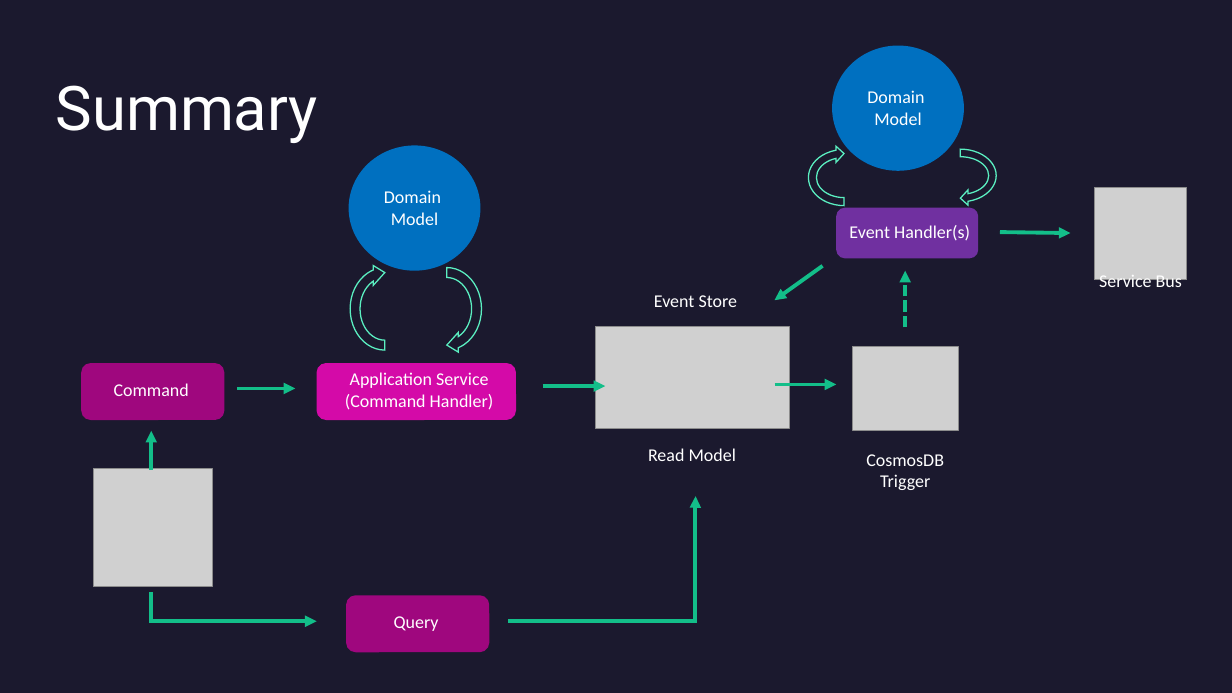
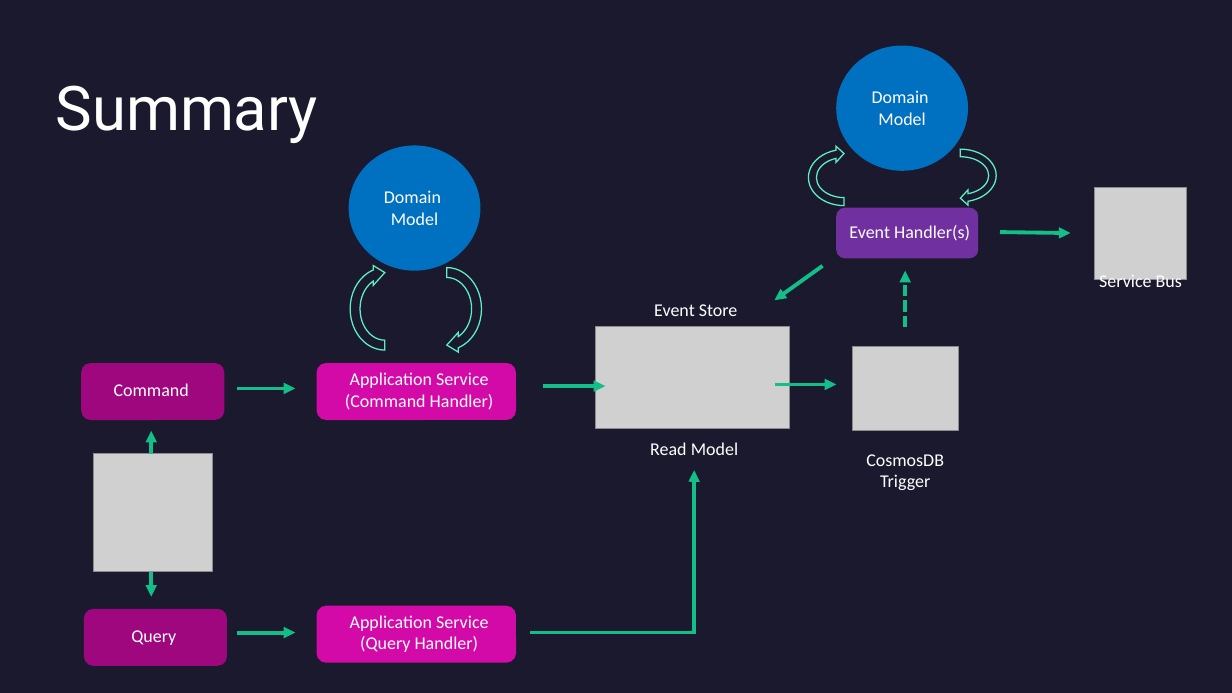
Before and after one commit to reyno120/event-sourcing-in-azure, a slide deck: slide 18 of DDD & Event Sourcing.pptx (slide 17 before the commit). Drawn at 1232x693 pixels with LibreOffice and Linux fonts; fonts in the diff are those of the drawing; grey boxes stand for pictures. Boxes give left, top, right and bottom in pixels: in the first picture for what was removed or moved away, otherwise in the second. Text is boxed around its words. In the diff, an @@ line names an element or a change of style, - is before the commit and + after.

```diff
--- a/DDD & Event Sourcing.pptx
+++ b/DDD & Event Sourcing.pptx
@@ ellipse: place and size @@
-ellipse at <box>833,45,965,171</box>
+ellipse at <box>836,45,969,171</box>
@@ text "Domain": place and size @@
-text "Domain" at <box>867,90,924,125</box>
+text "Domain" at <box>872,90,929,125</box>
@@ text "Event Store": place and size @@
-text "Event Store" at <box>654,295,738,307</box>
+text "Event Store" at <box>654,304,738,316</box>
@@ arrow moved from (152, 470) - (152, 431) to (152, 455) - (152, 431) @@
@@ text "Read Model": place and size @@
-text "Read Model" at <box>648,448,736,461</box>
+text "Read Model" at <box>650,442,738,455</box>
@@ picture: place and size @@
-picture at <box>93,469,212,587</box>
+picture at <box>93,454,212,572</box>
@@ elbow arrow moved from (508, 621) - (696, 496) to (530, 633) - (694, 470) @@
@@ elbow arrow removed from (152, 594) to (317, 621) @@
@@ arrow added from (152, 572) to (152, 597), #13BE89 3 pt @@
@@ rounded rectangle: place and size @@
-rounded rectangle at <box>347,595,490,653</box>
+rounded rectangle at <box>84,609,227,666</box>
@@ text "Query": place and size @@
-text "Query" at <box>394,616,439,631</box>
+text "Query" at <box>131,630,176,645</box>
@@ rounded rectangle added at <box>317,606,517,664</box>, fill #D40AA8 @@
@@ text added at <box>350,615,488,652</box>, 14 pt, text #FFFFFF @@
+Application Service (Query Handler)
@@ arrow added from (238, 633) to (296, 633), #13BE89 3 pt @@
```
Also in this commit, not shown: 7 other slides changed, 5 slides added, 3 slides removed, 6 other files.
